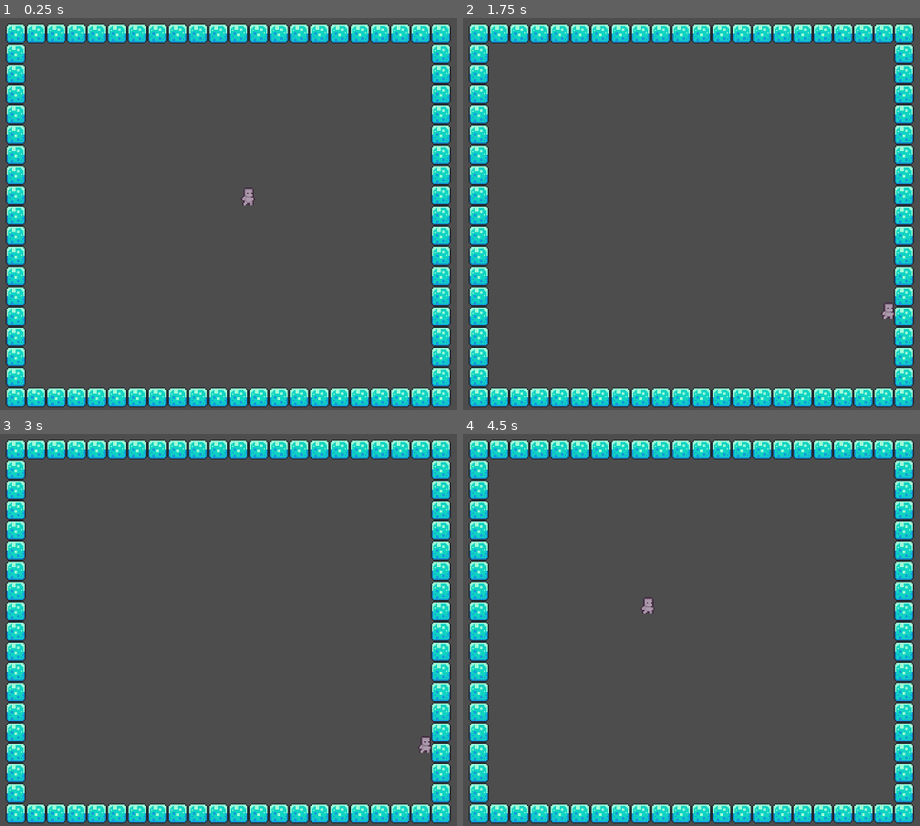
Above: before the commit, frames 1-4 (two rows, left to right).
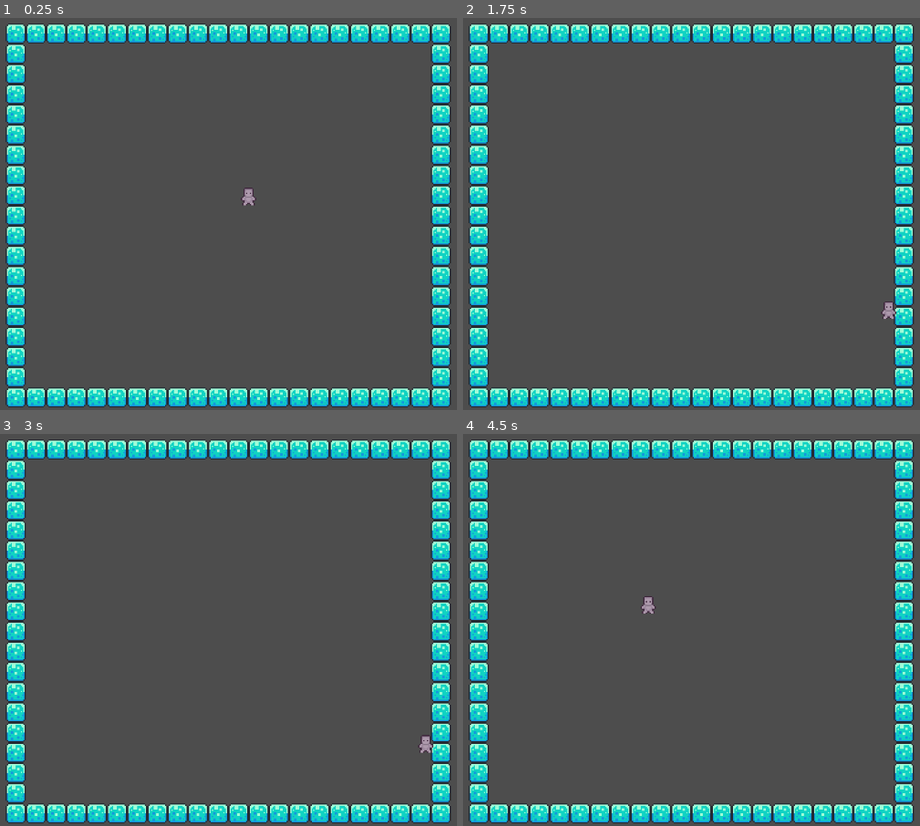
Above: after the commit, the same moments.

Repository: nox1d/pac-human
Game: Godot game, scene res://scenes/game.tscn
The game is run twice, just before and just after one commit, with the same random seed, the same clock (stepped at 60 frames per second) and the same inputs.
Inputs:
- Up to frame 1 (0.25 s): no input
- Up to frame 2 (1.75 s): tap Enter at 0.5 s; hold D (walk_right) 0.53-1.28 s; hold S (walk_down) from 1.28 s (still down)
- Up to frame 3 (3 s): release S (walk_down) at 2.03 s; hold D (walk_right) 2.03-2.78 s; hold W (walk_up) from 2.78 s (still down)
- Up to frame 4 (4.5 s): release W (walk_up) at 3.53 s; hold A (walk_left) from 3.53 s (still down)

The runs differ from the first frame. In frame 1, less than 0.1% of the frame differs, in the area x 53-57%, y 44-48%; in frame 2, less than 0.1%; in frame 3, less than 0.1%; in frame 4, less than 0.1%, in the area x 38-43%, y 41-46%.

Commit message:
Add animationplayer and animation tree

Diff:
--- a/scenes/player.tscn
+++ b/scenes/player.tscn
@@ -1,7 +1,10 @@
-[gd_scene load_steps=23 format=3 uid="uid://db1vlfu7jahs"]
+[gd_scene load_steps=31 format=3 uid="uid://db1vlfu7jahs"]
 
 [ext_resource type="Texture2D" uid="uid://csmdlgkoncfg6" path="res://assets/sprites/Prototype_Character/Prototype_Character.png" id="1_3vyb7"]
 [ext_resource type="Script" uid="uid://du14o54phbasy" path="res://scripts/player.gd" id="1_g2els"]
+
+[sub_resource type="RectangleShape2D" id="RectangleShape2D_i4ail"]
+size = Vector2(8, 13)
 
 [sub_resource type="AtlasTexture" id="AtlasTexture_g2els"]
 atlas = ExtResource("1_3vyb7")
@@ -162,19 +165,278 @@
 "speed": 10.0
 }]
 
-[sub_resource type="RectangleShape2D" id="RectangleShape2D_i4ail"]
-size = Vector2(8, 13)
+[sub_resource type="Animation" id="Animation_g2els"]
+resource_name = "walk_left"
+length = 0.4
+loop_mode = 1
+step = 0.1
+tracks/0/type = "value"
+tracks/0/imported = false
+tracks/0/enabled = true
+tracks/0/path = NodePath("Sprite2D:texture")
+tracks/0/interp = 1
+tracks/0/loop_wrap = true
+tracks/0/keys = {
+"times": PackedFloat32Array(0),
+"transitions": PackedFloat32Array(1),
+"update": 1,
+"values": [ExtResource("1_3vyb7")]
+}
+tracks/1/type = "value"
+tracks/1/imported = false
+tracks/1/enabled = true
+tracks/1/path = NodePath("Sprite2D:hframes")
+tracks/1/interp = 1
+tracks/1/loop_wrap = true
+tracks/1/keys = {
+"times": PackedFloat32Array(0),
+"transitions": PackedFloat32Array(1),
+"update": 1,
+"values": [4]
+}
+tracks/2/type = "value"
+tracks/2/imported = false
+tracks/2/enabled = true
+tracks/2/path = NodePath("Sprite2D:frame")
+tracks/2/interp = 1
+tracks/2/loop_wrap = true
+tracks/2/keys = {
+"times": PackedFloat32Array(0, 0.1, 0.2, 0.3),
+"transitions": PackedFloat32Array(1, 1, 1, 1),
+"update": 1,
+"values": [16, 17, 18, 19]
+}
+
+[sub_resource type="Animation" id="Animation_qhqgy"]
+length = 0.001
+tracks/0/type = "value"
+tracks/0/imported = false
+tracks/0/enabled = true
+tracks/0/path = NodePath("Sprite2D:texture")
+tracks/0/interp = 1
+tracks/0/loop_wrap = true
+tracks/0/keys = {
+"times": PackedFloat32Array(0),
+"transitions": PackedFloat32Array(1),
+"update": 1,
+"values": [ExtResource("1_3vyb7")]
+}
+tracks/1/type = "value"
+tracks/1/imported = false
+tracks/1/enabled = true
+tracks/1/path = NodePath("Sprite2D:hframes")
+tracks/1/interp = 1
+tracks/1/loop_wrap = true
+tracks/1/keys = {
+"times": PackedFloat32Array(0),
+"transitions": PackedFloat32Array(1),
+"update": 1,
+"values": [4]
+}
+tracks/2/type = "value"
+tracks/2/imported = false
+tracks/2/enabled = true
+tracks/2/path = NodePath("Sprite2D:frame")
+tracks/2/interp = 1
+tracks/2/loop_wrap = true
+tracks/2/keys = {
+"times": PackedFloat32Array(0),
+"transitions": PackedFloat32Array(1),
+"update": 1,
+"values": [0]
+}
+tracks/3/type = "value"
+tracks/3/imported = false
+tracks/3/enabled = true
+tracks/3/path = NodePath("Sprite2D:flip_h")
+tracks/3/interp = 1
+tracks/3/loop_wrap = true
+tracks/3/keys = {
+"times": PackedFloat32Array(0),
+"transitions": PackedFloat32Array(1),
+"update": 1,
+"values": [false]
+}
+
+[sub_resource type="Animation" id="Animation_dqkch"]
+resource_name = "walk_up"
+length = 0.4
+loop_mode = 1
+step = 0.1
+tracks/0/type = "value"
+tracks/0/imported = false
+tracks/0/enabled = true
+tracks/0/path = NodePath("Sprite2D:texture")
+tracks/0/interp = 1
+tracks/0/loop_wrap = true
+tracks/0/keys = {
+"times": PackedFloat32Array(0),
+"transitions": PackedFloat32Array(1),
+"update": 1,
+"values": [ExtResource("1_3vyb7")]
+}
+tracks/1/type = "value"
+tracks/1/imported = false
+tracks/1/enabled = true
+tracks/1/path = NodePath("Sprite2D:hframes")
+tracks/1/interp = 1
+tracks/1/loop_wrap = true
+tracks/1/keys = {
+"times": PackedFloat32Array(0),
+"transitions": PackedFloat32Array(1),
+"update": 1,
+"values": [4]
+}
+tracks/2/type = "value"
+tracks/2/imported = false
+tracks/2/enabled = true
+tracks/2/path = NodePath("Sprite2D:frame")
+tracks/2/interp = 1
+tracks/2/loop_wrap = true
+tracks/2/keys = {
+"times": PackedFloat32Array(0, 0.1, 0.2, 0.3),
+"transitions": PackedFloat32Array(1, 1, 1, 1),
+"update": 1,
+"values": [20, 21, 22, 23]
+}
+
+[sub_resource type="Animation" id="Animation_qlg0r"]
+resource_name = "walk_down"
+length = 0.4
+loop_mode = 1
+step = 0.1
+tracks/0/type = "value"
+tracks/0/imported = false
+tracks/0/enabled = true
+tracks/0/path = NodePath("Sprite2D:texture")
+tracks/0/interp = 1
+tracks/0/loop_wrap = true
+tracks/0/keys = {
+"times": PackedFloat32Array(0),
+"transitions": PackedFloat32Array(1),
+"update": 1,
+"values": [ExtResource("1_3vyb7")]
+}
+tracks/1/type = "value"
+tracks/1/imported = false
+tracks/1/enabled = true
+tracks/1/path = NodePath("Sprite2D:hframes")
+tracks/1/interp = 1
+tracks/1/loop_wrap = true
+tracks/1/keys = {
+"times": PackedFloat32Array(0),
+"transitions": PackedFloat32Array(1),
+"update": 1,
+"values": [4]
+}
+tracks/2/type = "value"
+tracks/2/imported = false
+tracks/2/enabled = true
+tracks/2/path = NodePath("Sprite2D:frame")
+tracks/2/interp = 1
+tracks/2/loop_wrap = true
+tracks/2/keys = {
+"times": PackedFloat32Array(0, 0.1, 0.2, 0.3),
+"transitions": PackedFloat32Array(1, 1, 1, 1),
+"update": 1,
+"values": [12, 13, 14, 15]
+}
+
+[sub_resource type="Animation" id="Animation_tuyoq"]
+resource_name = "walk_right"
+length = 0.4
+loop_mode = 1
+step = 0.1
+tracks/0/type = "value"
+tracks/0/imported = false
+tracks/0/enabled = true
+tracks/0/path = NodePath("Sprite2D:texture")
+tracks/0/interp = 1
+tracks/0/loop_wrap = true
+tracks/0/keys = {
+"times": PackedFloat32Array(0),
+"transitions": PackedFloat32Array(1),
+"update": 1,
+"values": [ExtResource("1_3vyb7")]
+}
+tracks/1/type = "value"
+tracks/1/imported = false
+tracks/1/enabled = true
+tracks/1/path = NodePath("Sprite2D:hframes")
+tracks/1/interp = 1
+tracks/1/loop_wrap = true
+tracks/1/keys = {
+"times": PackedFloat32Array(0),
+"transitions": PackedFloat32Array(1),
+"update": 1,
+"values": [4]
+}
+tracks/2/type = "value"
+tracks/2/imported = false
+tracks/2/enabled = true
+tracks/2/path = NodePath("Sprite2D:frame")
+tracks/2/interp = 1
+tracks/2/loop_wrap = true
+tracks/2/keys = {
+"times": PackedFloat32Array(0, 0.1, 0.2, 0.3),
+"transitions": PackedFloat32Array(1, 1, 1, 1),
+"update": 1,
+"values": [16, 17, 18, 19]
+}
+tracks/3/type = "value"
+tracks/3/imported = false
+tracks/3/enabled = true
+tracks/3/path = NodePath("Sprite2D:flip_h")
+tracks/3/interp = 1
+tracks/3/loop_wrap = true
+tracks/3/keys = {
+"times": PackedFloat32Array(0),
+"transitions": PackedFloat32Array(1),
+"update": 1,
+"values": [true]
+}
+
+[sub_resource type="AnimationLibrary" id="AnimationLibrary_fjrip"]
+_data = {
+&"RESET": SubResource("Animation_qhqgy"),
+&"walk_down": SubResource("Animation_qlg0r"),
+&"walk_left": SubResource("Animation_g2els"),
+&"walk_right": SubResource("Animation_tuyoq"),
+&"walk_up": SubResource("Animation_dqkch")
+}
+
+[sub_resource type="AnimationNodeBlendSpace1D" id="AnimationNodeBlendSpace1D_smehm"]
+
+[sub_resource type="AnimationNodeStateMachine" id="AnimationNodeStateMachine_ur7pv"]
+states/BlendSpace1D/node = SubResource("AnimationNodeBlendSpace1D_smehm")
+states/BlendSpace1D/position = Vector2(469, 75)
 
 [node name="Player" type="CharacterBody2D"]
 script = ExtResource("1_g2els")
 
+[node name="CollisionShape2D" type="CollisionShape2D" parent="."]
+position = Vector2(0, -6.5)
+shape = SubResource("RectangleShape2D_i4ail")
+
+[node name="Sprite2D" type="Sprite2D" parent="."]
+position = Vector2(0, -7)
+texture = ExtResource("1_3vyb7")
+hframes = 4
+vframes = 12
+
 [node name="AnimatedSprite2D" type="AnimatedSprite2D" parent="."]
+visible = false
 position = Vector2(0, -7)
 sprite_frames = SubResource("SpriteFrames_60mlk")
 animation = &"idle_side"
 autoplay = "idle_side"
-frame_progress = 0.832108
-
-[node name="CollisionShape2D" type="CollisionShape2D" parent="."]
-position = Vector2(0, -6.5)
-shape = SubResource("RectangleShape2D_i4ail")
+
+[node name="AnimationPlayer" type="AnimationPlayer" parent="."]
+libraries = {
+&"": SubResource("AnimationLibrary_fjrip")
+}
+
+[node name="AnimationTree" type="AnimationTree" parent="."]
+tree_root = SubResource("AnimationNodeStateMachine_ur7pv")
+anim_player = NodePath("../AnimationPlayer")
+parameters/BlendSpace1D/blend_position = 0
